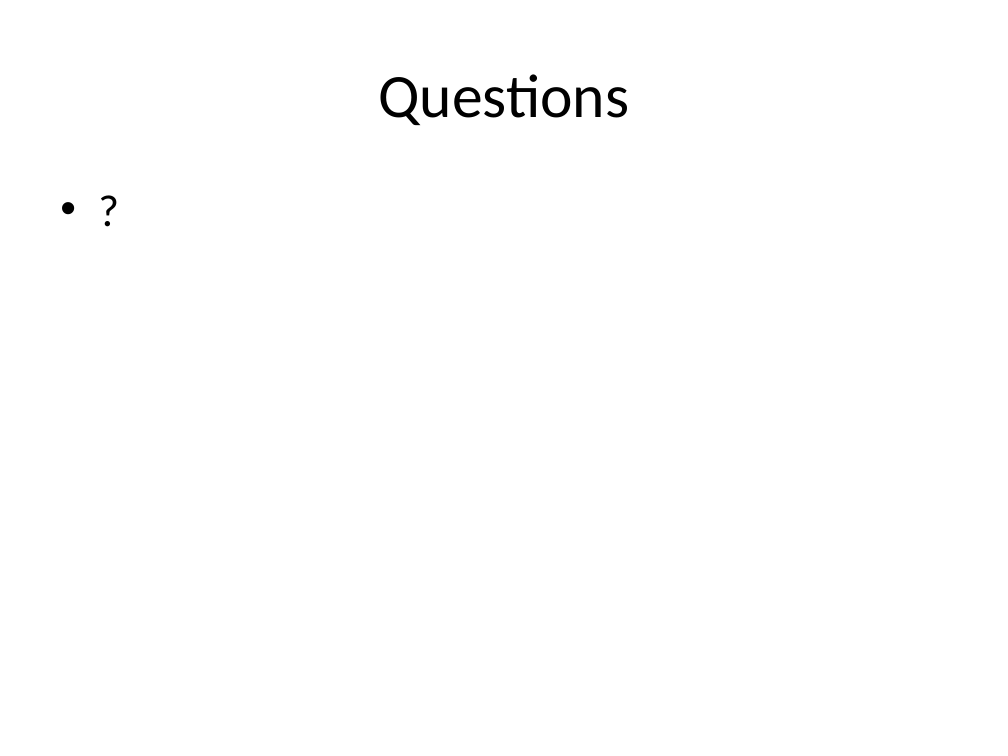
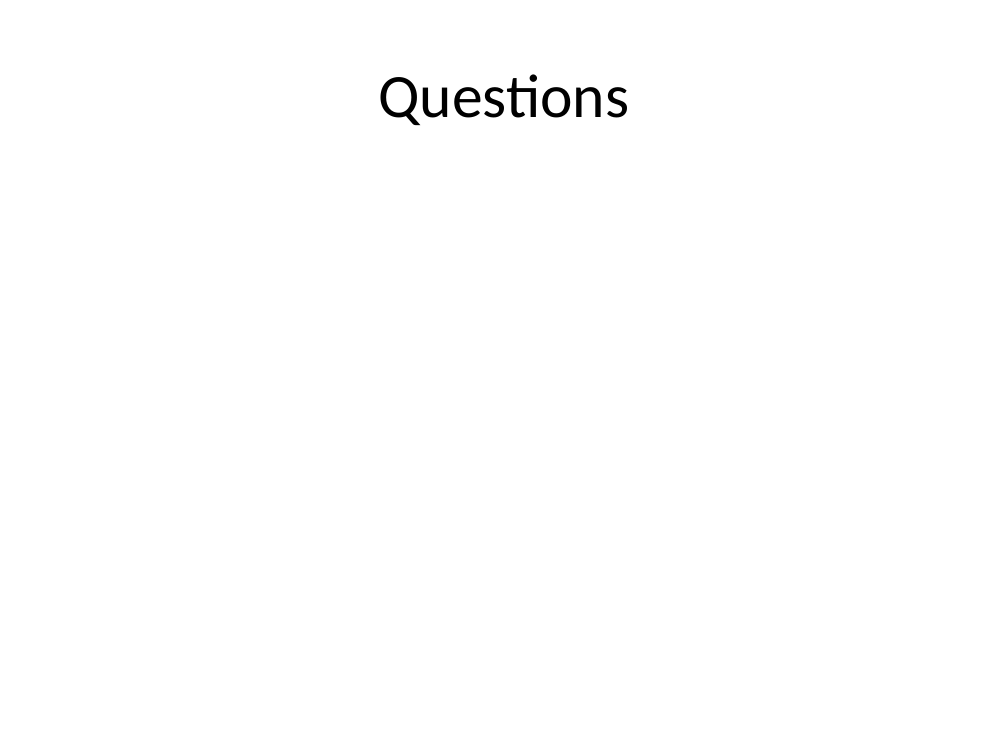
Before and after one commit to rdp/p2pwebclient, a slide deck: slide 44 of thesis_presentation/How to Make the Internet Faster.pptx. Drawn at 1008x756 pixels with LibreOffice and Linux fonts; fonts in the diff are those of the drawing. Boxes give left, top, right and bottom in pixels: in the first picture for what was removed or moved away, otherwise in the second. Text is boxed around its words. In the diff, an @@ line names an element or a change of style, - is before the commit and + after.

```diff
--- a/thesis_presentation/How to Make the Internet Faster.pptx
+++ b/thesis_presentation/How to Make the Internet Faster.pptx
@@ text removed at (x1=50, y1=176, x2=958, y2=675) @@
-• ?
```
Also in this commit, not shown: 20 other slides changed, 2 slides added, 2 slides removed.
